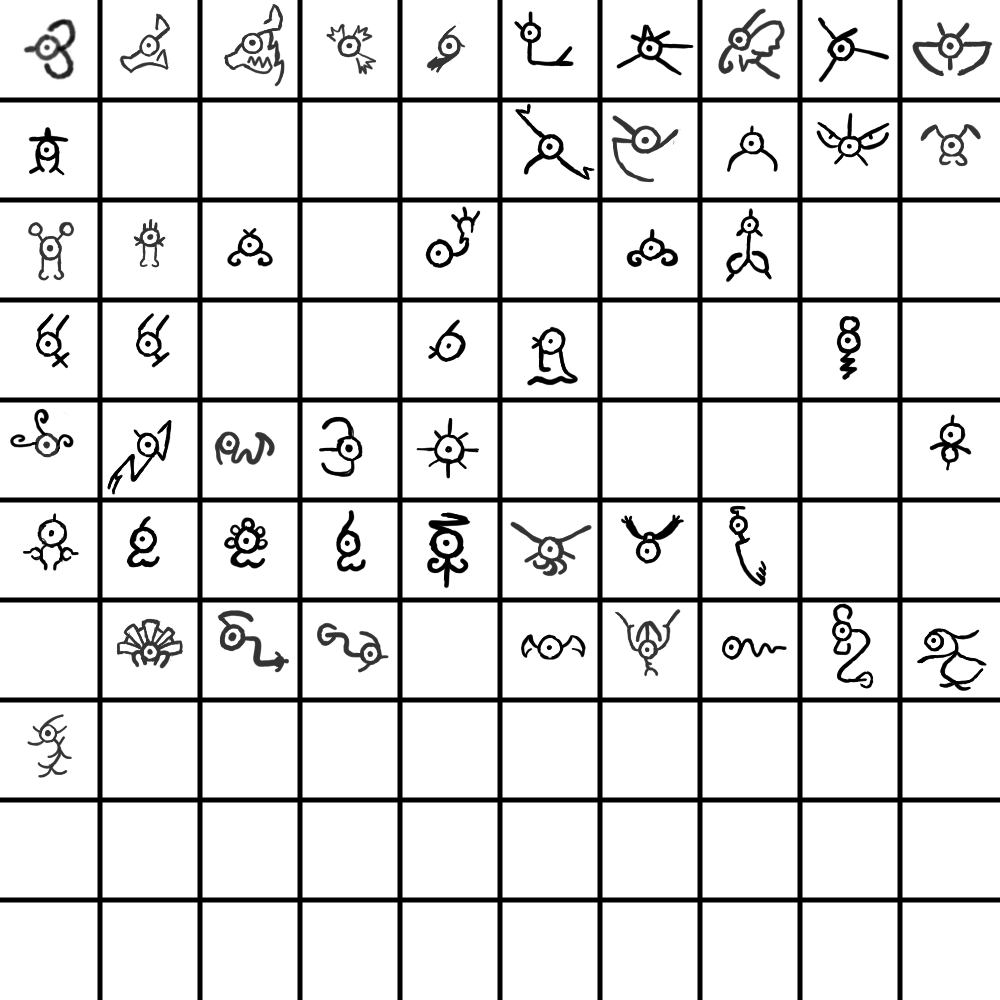
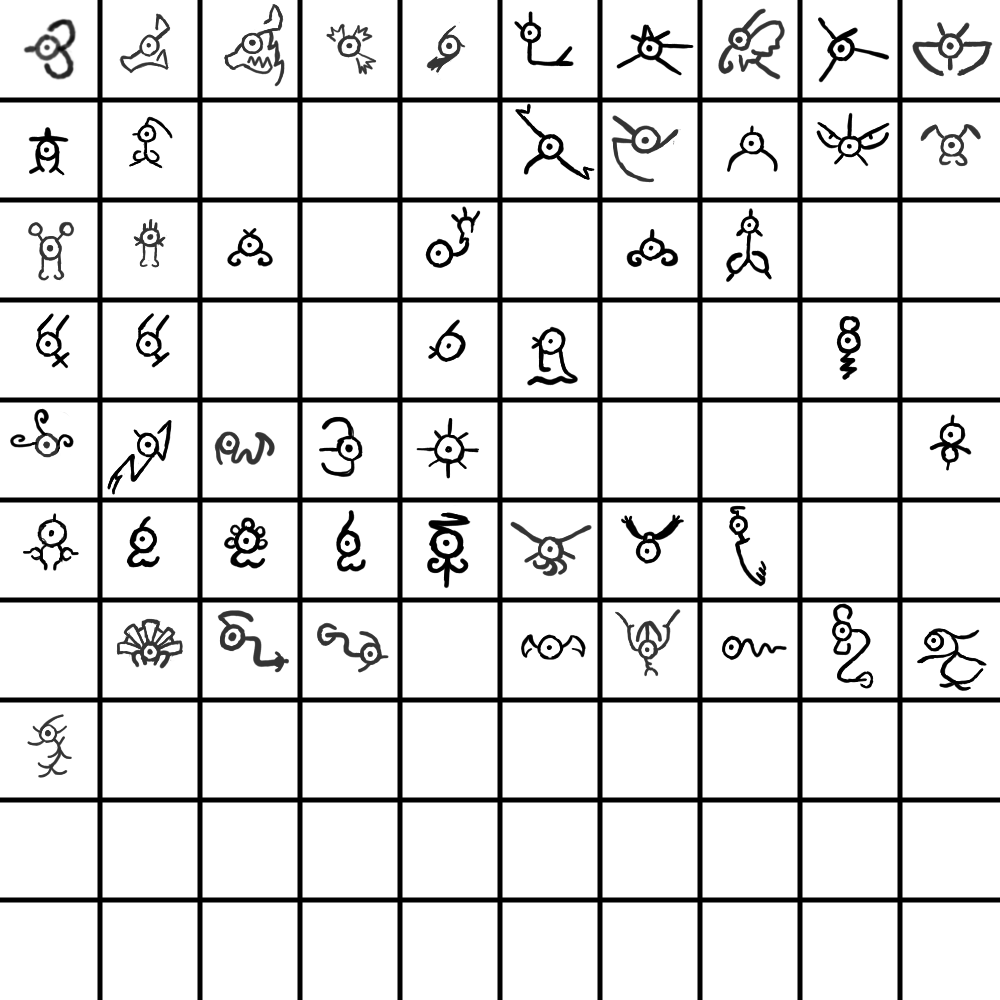
Layers edited between the first and the second 1000px x 1000px image:
painted on "Paint Layer 1" over [129, 116, 173, 169]